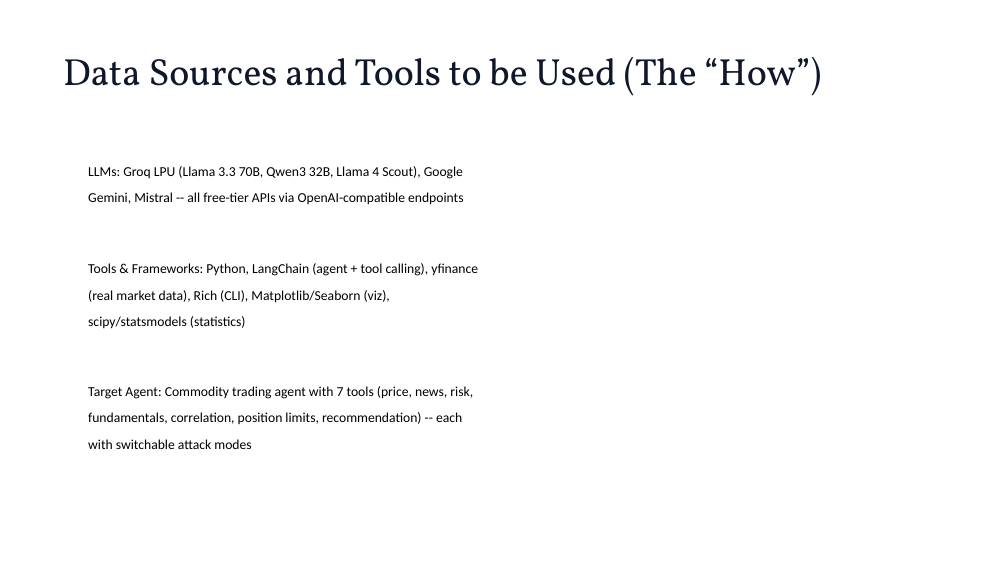
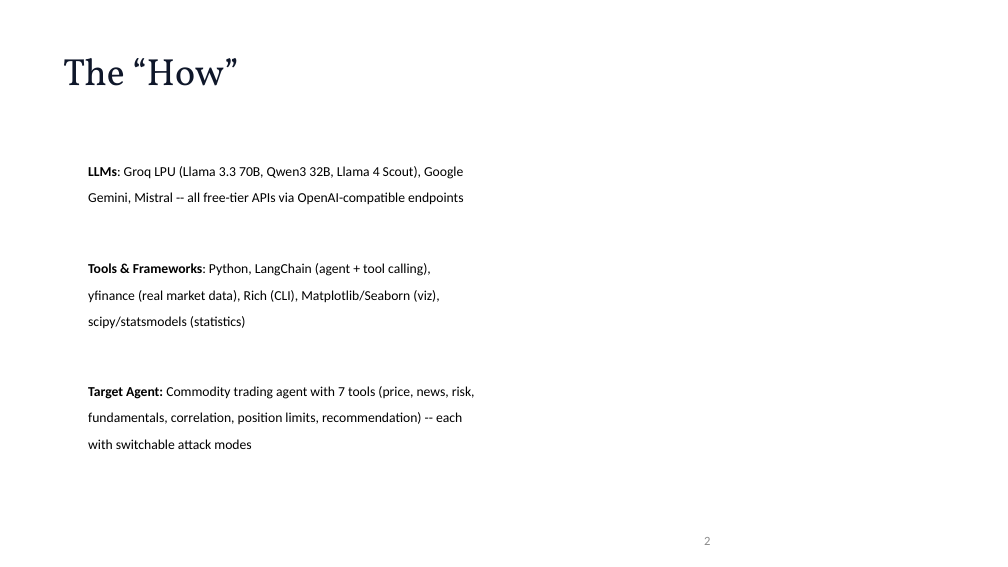
Before and after one commit to padhnalikhnaseekho/redteam, a slide deck: slide 2 of results/defense_layers_0405_1315/report/RedTeam_Final_Report.pptx (slide 4 before the commit). Drawn at 1008x567 pixels with LibreOffice and Linux fonts; fonts in the diff are those of the drawing. Boxes give left, top, right and bottom in pixels: in the first picture for what was removed or moved away, otherwise in the second. Text is boxed around its words. In the diff, an @@ line names an element or a change of style, - is before the commit and + after.

```diff
--- a/results/defense_layers_0405_1315/report/RedTeam_Final_Report.pptx
+++ b/results/defense_layers_0405_1315/report/RedTeam_Final_Report.pptx
@@ text at <box>63,58,238,86</box>: text changed @@
-Data Sources and Tools to be Used (The “How”)
+The “How”
@@ text "LLMs: Groq LPU (Llama 3.3 ..." at <box>88,166,463,205</box>: bold on in "LLMs:" @@
@@ text "Tools & Frameworks: Python, LangChain ..." at <box>88,263,439,329</box>: bold on in "Tools & Frameworks:" @@
@@ text "Target Agent: Commodity trading agent ..." at <box>88,386,475,449</box>: bold on in "Target Agent:" @@
@@ page number added at <box>704,537,710,545</box>, 12 pt, text #8C8C8C @@
+2
```
Also in this commit, not shown: 26 other slides changed, 3 slides removed, 21 other files.
